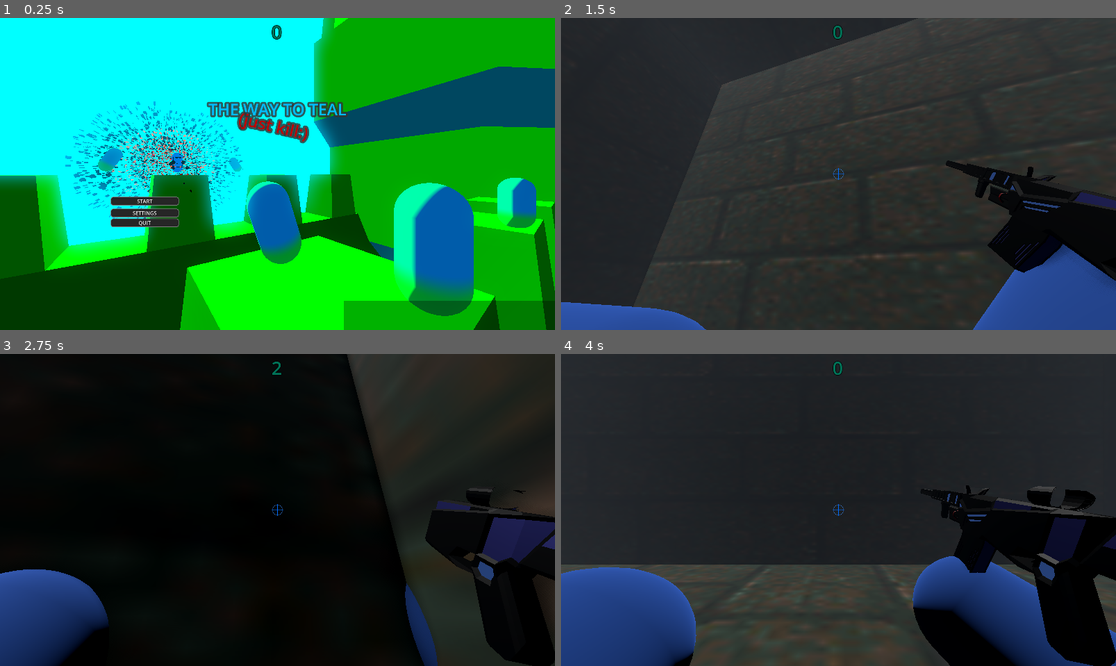
Above: before the commit, frames 1-4 (two rows, left to right).
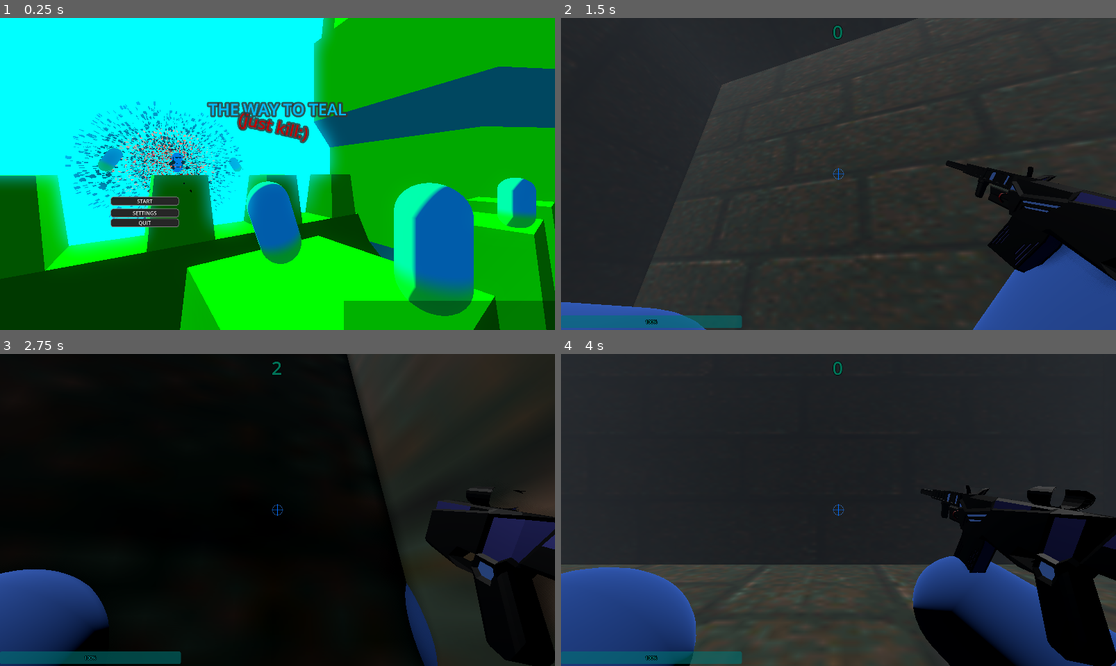
Above: after the commit, the same moments.

Repository: IDoTweaks/the-way-to-teal-just-kill-
Game: Godot game, scene res://Scenes/mainMenu.tscn
Two runs of this game, one before a commit and one after it. Both use one fixed random seed, a clock stepped at 60 frames per second and the inputs below.
Inputs (mouse positions are in pixels of both pictures, inside the frame that each line leads up to):
- Up to frame 1 (0.25 s): no input
- Up to frame 2 (1.5 s): click "START" at 0.5 s; tap Enter at 1.25 s; move the mouse to (866, 174) at 1.27 s; hold W (forward) from 1.28 s (still down); tap Shift (dash) at 1.35 s
- Up to frame 3 (2.75 s): keep holding W (forward); tap Space (jump) at 1.52, 2.27 s; move the mouse to (249, 510) at 2.02 s; tap 1 (gun1) at 2.1 s
- Up to frame 4 (4 s): keep holding W (forward); move the mouse to (849, 503) at 2.77 s; tap 2 (gun2) at 2.85 s; tap R (restart) at 3.5 s; move the mouse to (832, 516) at 3.52 s; tap Mouse wheel up (scrollUp) at 3.6 s; tap Space (jump) at 3.77 s

The runs differ from the first frame. In frame 1, less than 0.1% of the frame differs, in the area x 48-51%, y 2-7%; in frame 2, 1.1%; in frame 3, 1.3%; in frame 4, 1.3%, in the area x 0-89%, y 93-100%.

Commit message:
fixed enemy

Diff:
--- a/ObjectScenes/player.tscn
+++ b/ObjectScenes/player.tscn
@@ -640,7 +640,7 @@
 mesh = SubResource("BoxMesh_e3k8h")
 
 [node name="gun" parent="playerCam" unique_id=1487719564 instance=ExtResource("2_iixog")]
-transform = Transform3D(-0.088497795, 0.012279474, 0.010833218, 0.013905769, 0.087797575, 0.014079108, -0.0086471755, 0.015517931, -0.0882294, 0.388, -0.31, -0.652)
+transform = Transform3D(-0.088497795, 0.012279475, 0.010833219, 0.013905769, 0.08779758, 0.014079109, -0.0086471755, 0.015517932, -0.0882294, 0.388, -0.31, -0.652)
 
 [node name="particleSpawnGun" type="MeshInstance3D" parent="playerCam/gun" unique_id=1268103117]
 transform = Transform3D(0.4209742, 1.8626451e-09, 2.6077032e-08, 2.2817403e-08, 0.5239, 4.4703484e-08, 2.2351742e-08, -1.4901161e-08, 0.42500958, 0.0027680397, 3.6811652, 7.116807)
@@ -722,4 +722,14 @@
 horizontal_alignment = 1
 vertical_alignment = 1
 
+[node name="ProgressBar" type="ProgressBar" parent="HUD" unique_id=1281401555]
+modulate = Color(0, 0.6288486, 0.62884855, 1)
+offset_top = 1030.0
+offset_right = 626.0
+offset_bottom = 1073.0
+theme_override_colors/font_outline_color = Color(0, 0, 0, 1)
+theme_override_constants/outline_size = 7
+step = 1.0
+value = 100.0
+
 [connection signal="timeout" from="shotGunCd" to="." method="_on_shot_gun_cd_timeout"]
--- a/Scenes/mainMenu.tscn
+++ b/Scenes/mainMenu.tscn
@@ -83,9 +83,15 @@
 script = null
 
 [node name="gun" parent="Node3D/Player/playerCam" parent_id_path=PackedInt32Array(659499291, 1441979209) index="5" unique_id=1487719564]
-transform = Transform3D(-0.088497795, 0.012279477, 0.010833219, 0.013905769, 0.0877976, 0.014079109, -0.0086471755, 0.015517935, -0.0882294, 0.388, -0.31, -0.652)
+transform = Transform3D(-0.088497795, 0.012279478, 0.010833219, 0.013905769, 0.087797605, 0.014079109, -0.0086471755, 0.015517937, -0.0882294, 0.388, -0.31, -0.652)
 
 [node name="TextureRect" parent="Node3D/Player/playerCam" parent_id_path=PackedInt32Array(659499291, 1441979209) index="6" unique_id=1320434718]
+visible = false
+
+[node name="rayContainer" parent="Node3D/Player/playerCam" parent_id_path=PackedInt32Array(659499291, 1441979209) index="7" unique_id=88439216]
+visible = false
+
+[node name="HUD" parent="Node3D/Player" index="7" unique_id=351614418]
 visible = false
 
 [node name="Sketchfab_Scene3" parent="Node3D" unique_id=1187064538 instance=ExtResource("4_wofhc")]
--- a/Scripts/mainMenu.gd
+++ b/Scripts/mainMenu.gd
@@ -4,7 +4,8 @@
 
 # Called when the node enters the scene tree for the first time.
 func _ready() -> void:
-	pass # Replace with function body.
+	DisplayServer.window_set_flag(DisplayServer.WINDOW_FLAG_BORDERLESS,true)
+	DisplayServer.window_set_mode(DisplayServer.WINDOW_MODE_FULLSCREEN)
 
 
 # Called every frame. 'delta' is the elapsed time since the previous frame.
@@ -30,17 +31,21 @@
 			#DisplayServer.WINDOW_MODE_FULLSCREEN
 			#DisplayServer.WINDOW_FLAG_BORDERLESS
 		elif index == 1:
-			DisplayServer.window_set_size(Vector2i(1600,900))
+			pass
+			#DisplayServer.window_set_size(Vector2i(1600,900))
 		elif index == 2:
-			DisplayServer.window_set_size(Vector2i(1280,720))
+			pass
+			#DisplayServer.window_set_size(Vector2i(1280,720))
 		elif index == 3:
-			DisplayServer.window_set_size(Vector2i(1152,648))
+			pass
+			#DisplayServer.window_set_size(Vector2i(1152,648))
 
 
 func _on_fs_option_butt_2_item_selected(index: int) -> void:
 	if index == 0:
-		DisplayServer.window_set_flag(DisplayServer.WINDOW_FLAG_BORDERLESS,false)
-		DisplayServer.window_set_mode(DisplayServer.WINDOW_MODE_WINDOWED)
+		pass
+		#DisplayServer.window_set_flag(DisplayServer.WINDOW_FLAG_BORDERLESS,false)
+		#DisplayServer.window_set_mode(DisplayServer.WINDOW_MODE_WINDOWED)
 	elif index == 1:
 		DisplayServer.window_set_flag(DisplayServer.WINDOW_FLAG_BORDERLESS,true)
 		DisplayServer.window_set_mode(DisplayServer.WINDOW_MODE_FULLSCREEN)
--- a/Scripts/player.gd
+++ b/Scripts/player.gd
@@ -609,11 +609,12 @@
 	move_and_slide()
 	_checkWall()
 
-
+func _updateHud():
+	$HUD/ProgressBar.value = health
 
 func _takeDamage(damage):
 	health -= damage
-	print("taken", damage)
+	_updateHud()
 
 
 
--- a/Scripts/walker.gd
+++ b/Scripts/walker.gd
@@ -12,7 +12,7 @@
 @onready var explosionParticles = preload("res://Particles/enemyExplode.tscn")
 var particleInstance
 @export var navAgent : NavigationAgent3D
-@export var damage = 10
+@export var damage = 5
 @export var accelaration = 10
 var target
 var mode : String = "idle"
@@ -46,10 +46,10 @@
 
 func _physics_process(delta: float) -> void:
 	if mode == "attack" and canAttack and target != null:
-		#animPlayer.play("attack")
+		animPlayer.play("attack")
 		canAttack = false
 		attackTimer.start()
-		target._takeDamage(10)
+		target._takeDamage(damage)
 	# Add the gravity.
 	if not is_on_floor():
 		velocity += get_gravity() * delta
Not shown, changed: Addons/MainMenu-MP/Black.tscn
